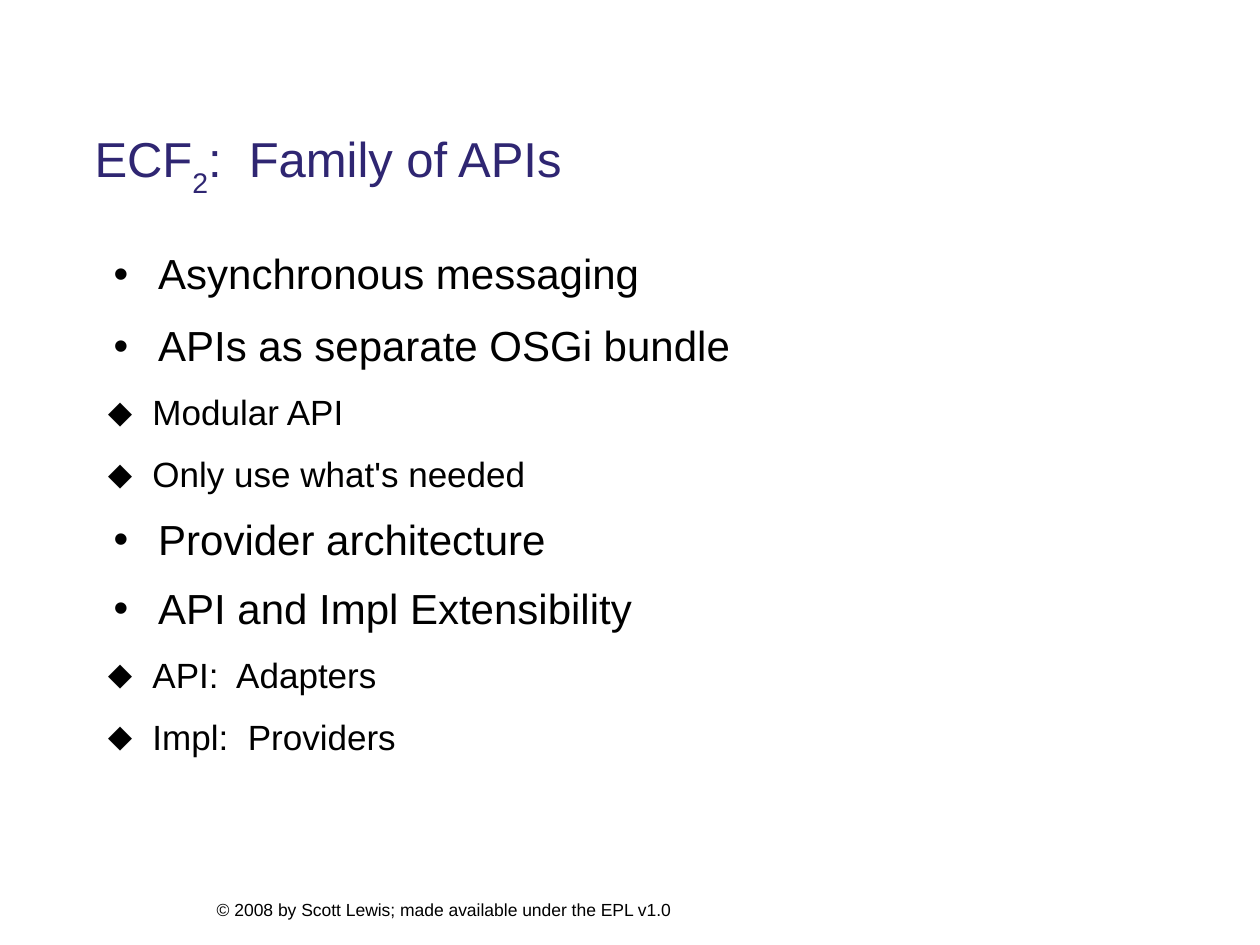
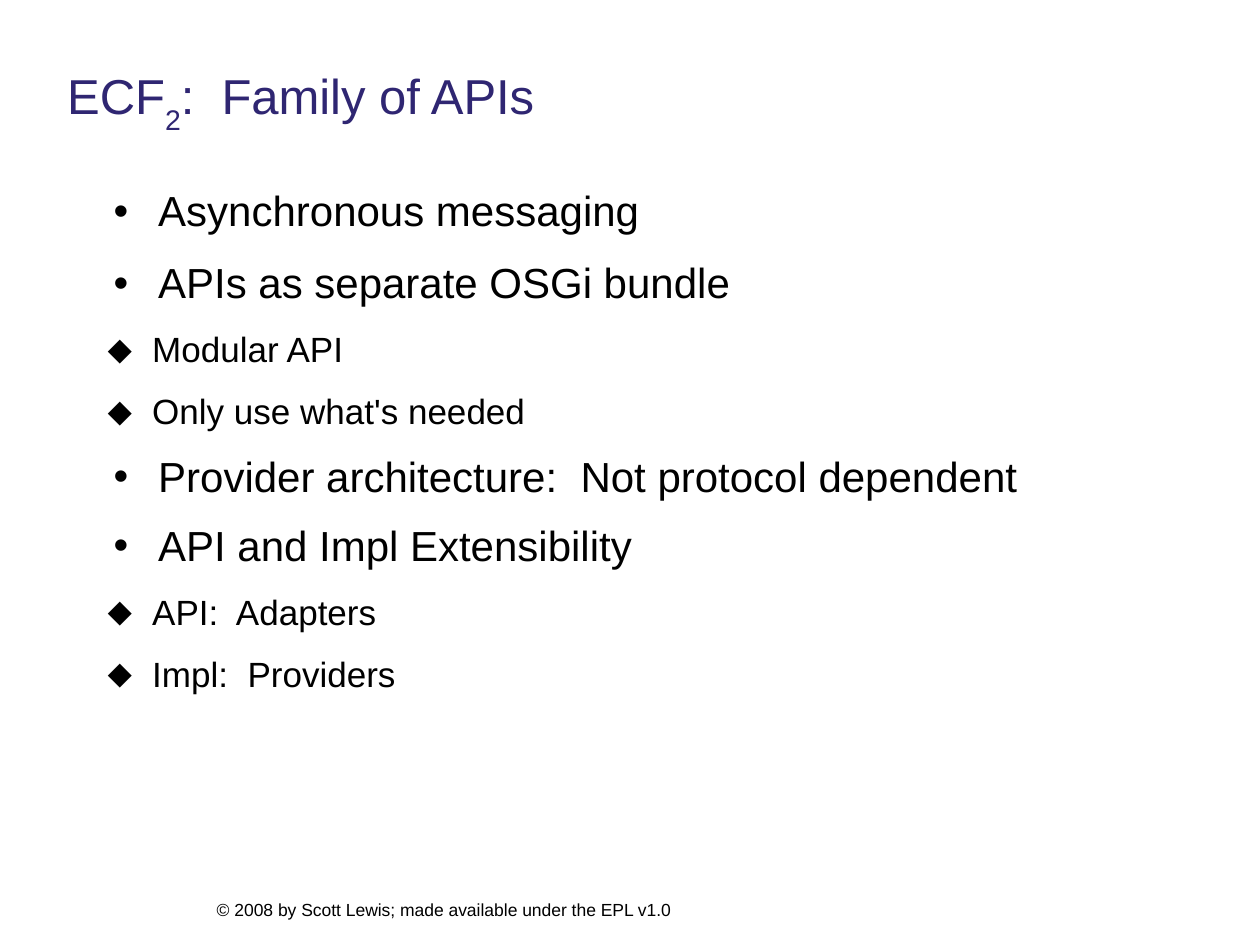
Before and after one commit to eclipse/ecf-website, a slide deck: slide 4 of presentations/eclipsedayatgoogleplex2008/ecf_overview_slewis.ppt. Drawn at 1260x945 pixels with LibreOffice and Linux fonts; fonts in the diff are those of the drawing; background and template pictures are left out. Boxes give left, top, right and bottom in pixels: in the first picture for what was removed or moved away, otherwise in the second. Text is boxed around its words. In the diff, an @@ line names an element or a change of style, - is before the commit and + after.

```diff
--- a/presentations/eclipsedayatgoogleplex2008/ecf_overview_slewis.ppt
+++ b/presentations/eclipsedayatgoogleplex2008/ecf_overview_slewis.ppt
@@ title "ECF2: Family of APIs": place and size @@
-title "ECF2: Family of APIs" at bbox=[249, 141, 561, 187]
+title "ECF2: Family of APIs" at bbox=[222, 78, 534, 124]
@@ text "Asynchronous messaging": place and size @@
-text "Asynchronous messaging" at bbox=[152, 258, 730, 756]
+text "Asynchronous messaging" at bbox=[152, 195, 1017, 693]
@@ text at bbox=[158, 461, 1017, 500]: text changed @@
-• Provider architecture
+• Provider architecture: Not protocol dependent
```
Also in this commit, not shown: 12 other slides changed, 1 other file.
